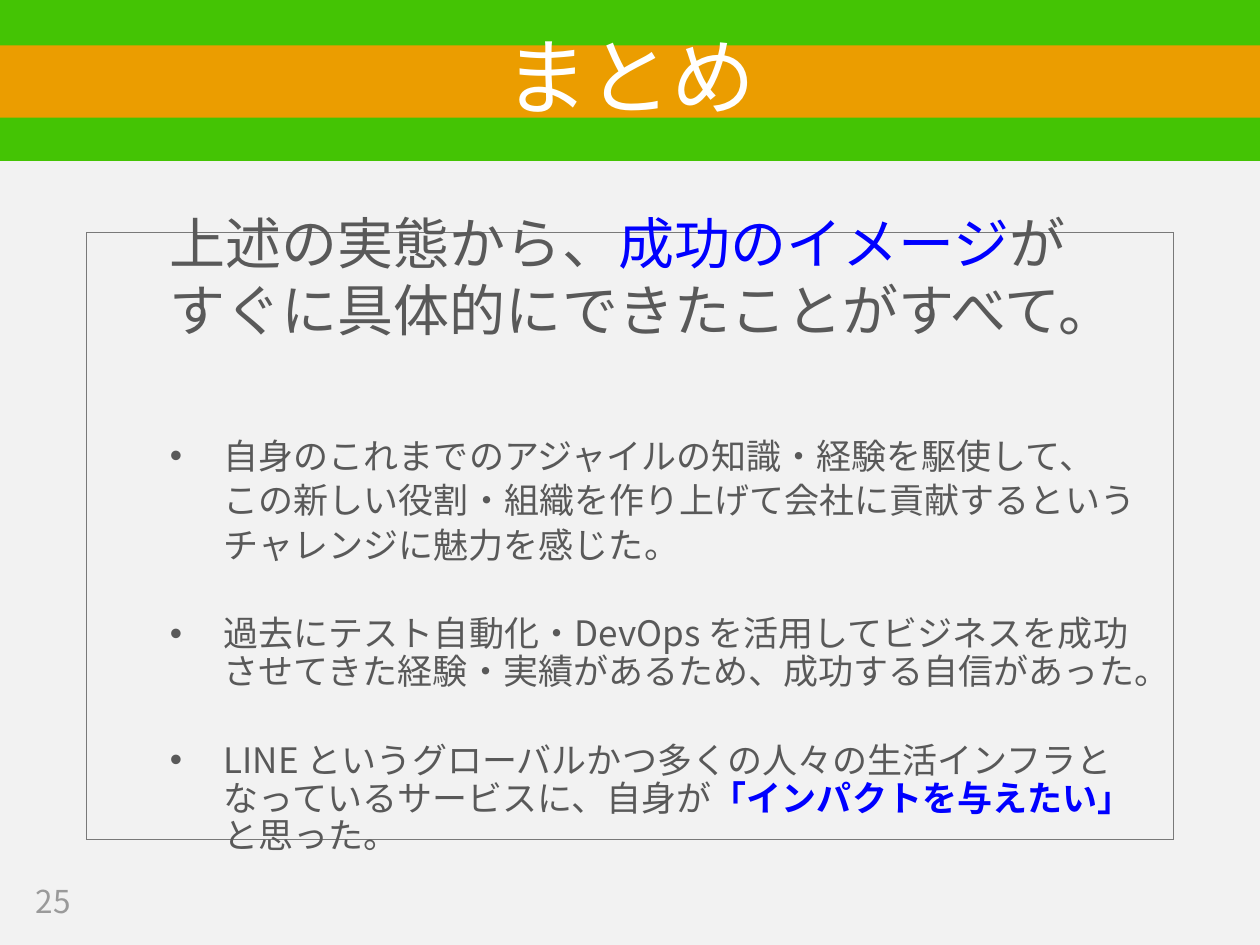
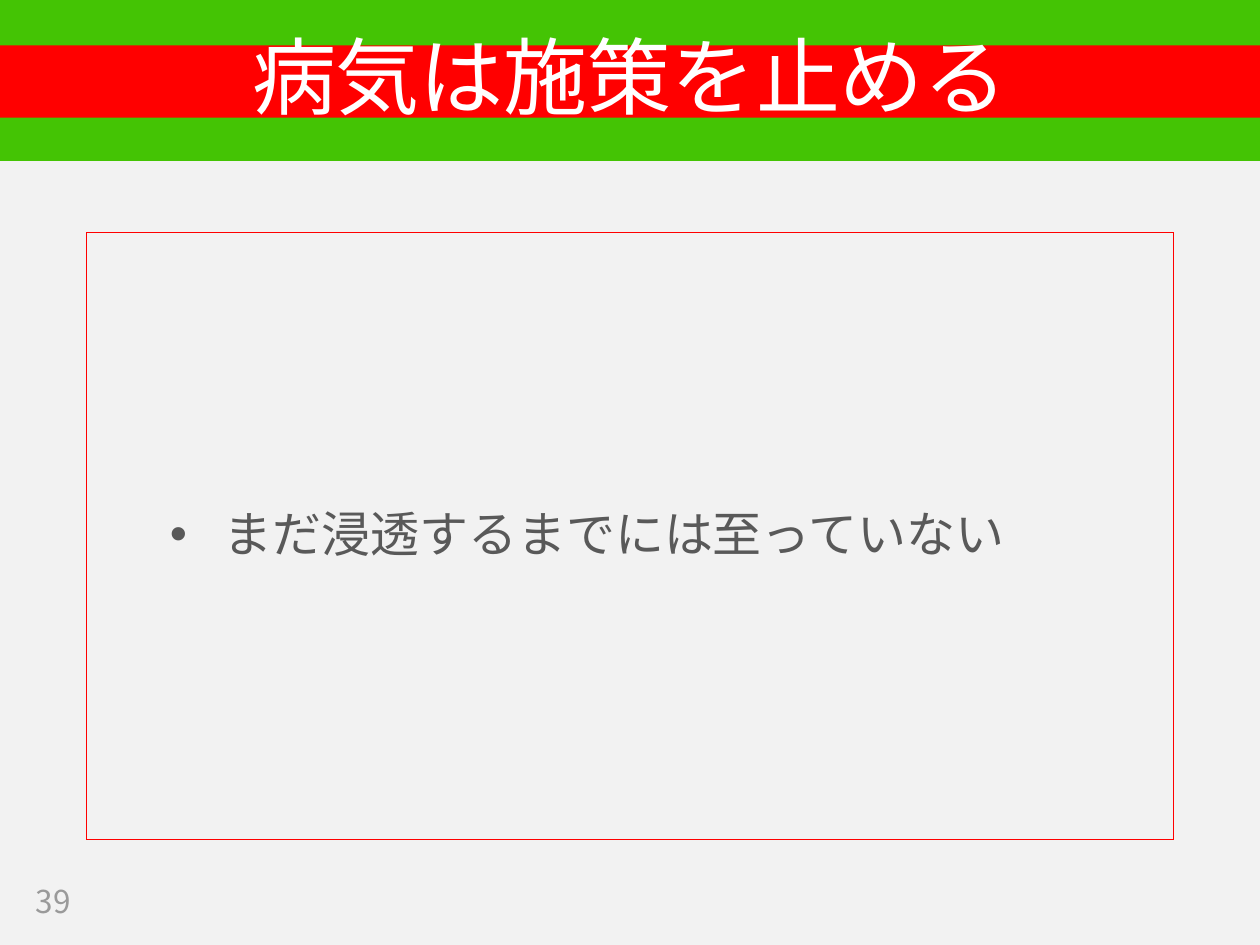
Before and after one commit to hageyahhoo/RSGT2018, a slide deck: slide 39 of SET_PO_ja.pptx (slide 25 before the commit). Drawn at 1260x945 pixels with LibreOffice and Linux fonts; fonts in the diff are those of the drawing. Boxes give left, top, right and bottom in pixels: in the first picture for what was removed or moved away, otherwise in the second. Text is boxed around its words. In the diff, an @@ line names an element or a change of style, - is before the commit and + after.

```diff
--- a/SET_PO_ja.pptx
+++ b/SET_PO_ja.pptx
@@ title "病気は施策を止める" at (0,45,1260,117): fill #EB9D00 to #FF0000 @@
@@ title at (252,23,1008,129): text changed @@
-まとめ
+病気は施策を止める
@@ text "まだ浸透するまでには至っていない" at (87,233,1173,840): outline #797979 0.75 pt to #FF0000 0.75 pt @@
@@ text at (224,511,1005,556): text changed; size 20 to 28 pt @@
-  上述の実態から、成功のイメージが
-  すぐに具体的にできたことがすべて。
-  • 自身のこれまでのアジャイルの知識・経験を駆使して、
-  この新しい役割・組織を作り上げて会社に貢献するという
-  チャレンジに魅力を感じた。
-  • 過去にテスト自動化・DevOps を活用してビジネスを成功させてきた経験・実績があるため、成功する自信があった。
-  • LINE というグローバルかつ多くの人々の生活インフラとなっているサービスに、自身が「インパクトを与えたい」と思った。
+  • まだ浸透するまでには至っていない
@@ page number at (36,890,71,913): text changed @@
-25
+39
```
Also in this commit, not shown: 12 other slides changed, 6 slides added, 17 slides removed.
